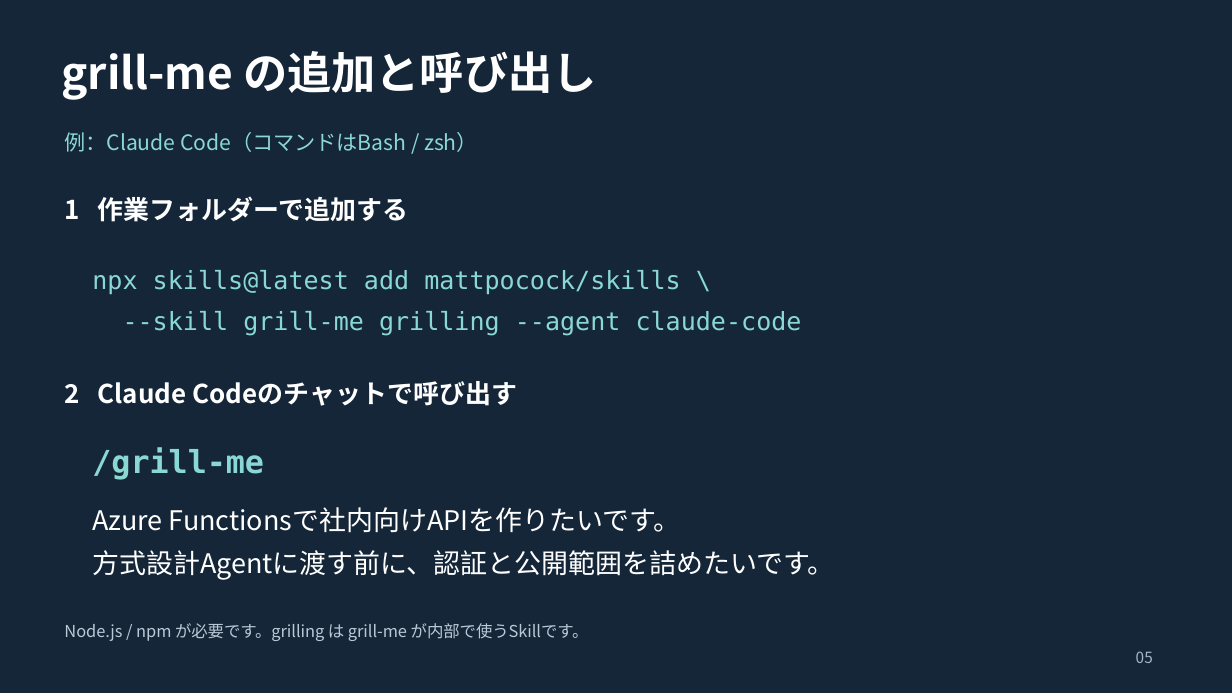
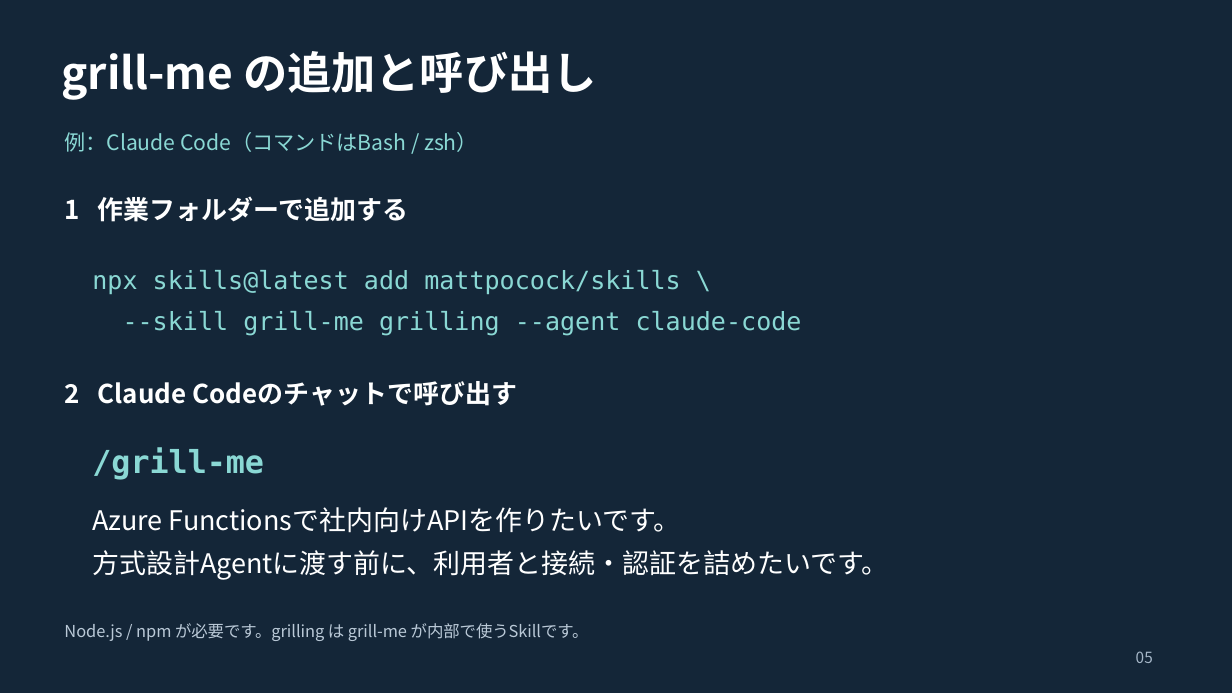
Before and after one commit to ShimaBell0619/slides, a slide deck: slide 5 of decks/grill-me/artifacts/agent-skills-lt.pptx. Drawn at 1232x693 pixels with LibreOffice and Linux fonts; fonts in the diff are those of the drawing. Boxes give left, top, right and bottom in pixels: in the first picture for what was removed or moved away, otherwise in the second. Text is boxed around its words. In the diff, an @@ line names an element or a change of style, - is before the commit and + after.

```diff
--- a/decks/grill-me/artifacts/agent-skills-lt.pptx
+++ b/decks/grill-me/artifacts/agent-skills-lt.pptx
@@ text at <box>92,550,888,580</box>: text changed @@
-方式設計Agentに渡す前に、認証と公開範囲を詰めたいです。
+方式設計Agentに渡す前に、利用者と接続・認証を詰めたいです。
```
Also in this commit, not shown: 3 other slides changed, 3 other files.
